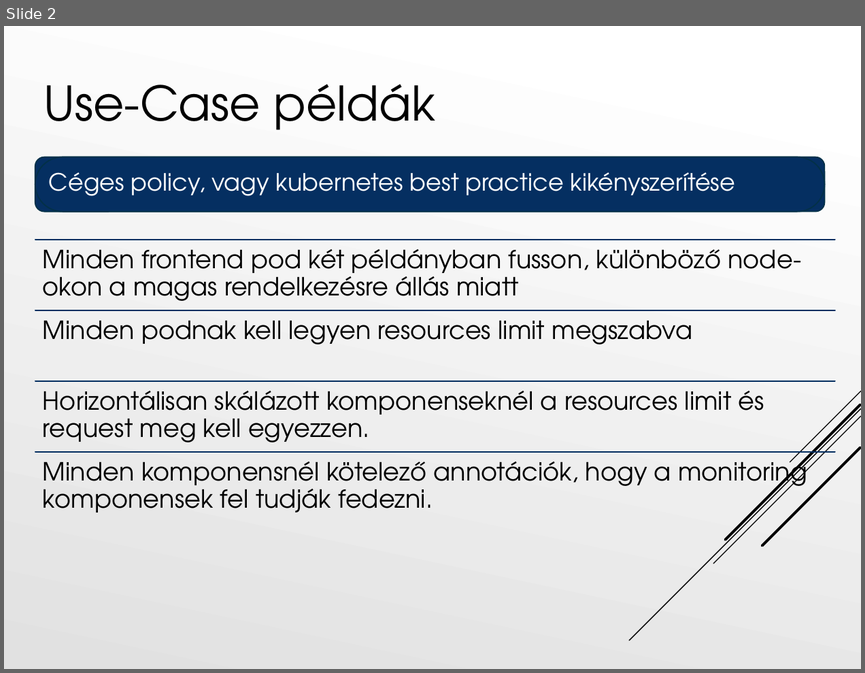
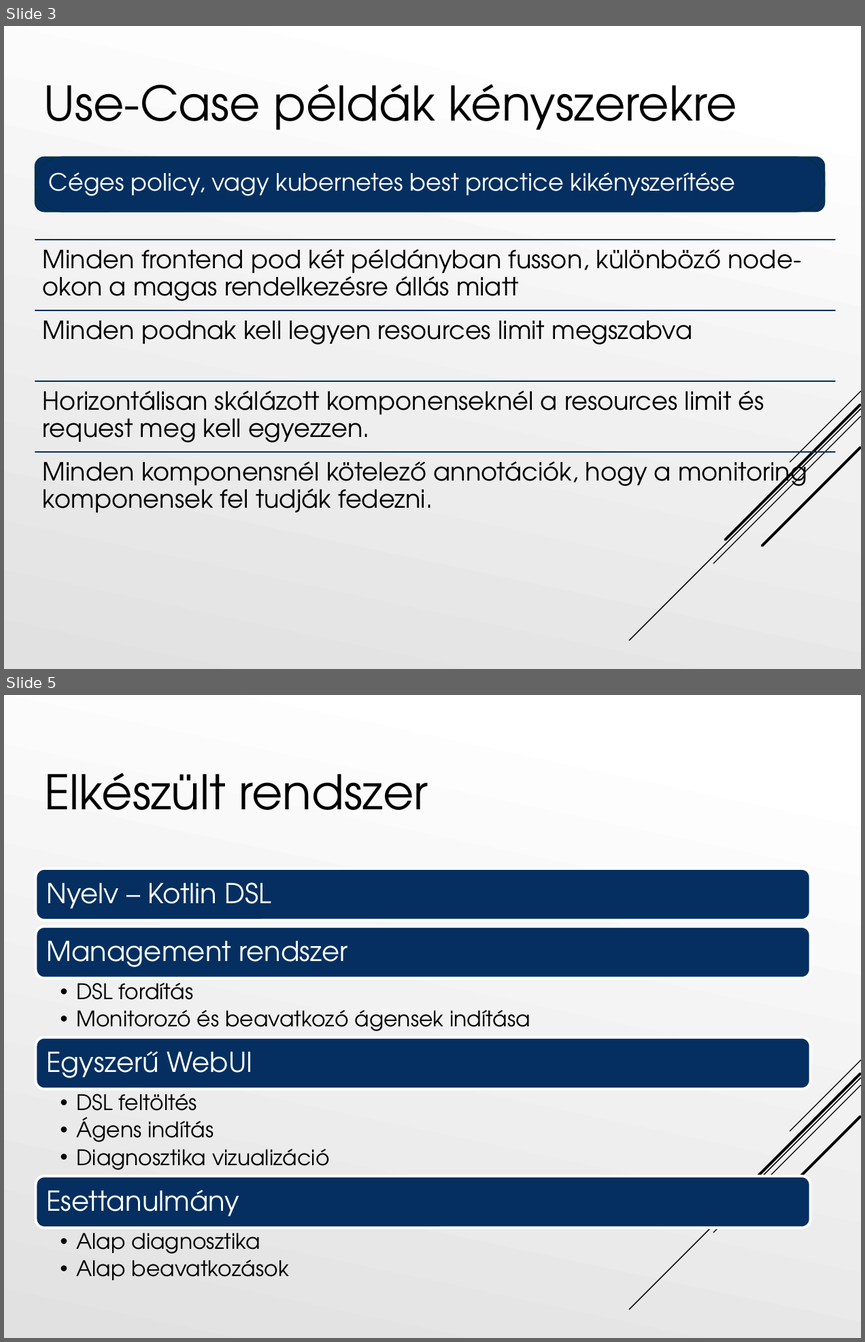
Before and after one commit to Tiegris/KonstrainR, a slide deck: ppt/prezi.pptx. Shown one above the other, each under a label of ours: slide 2 before the commit, slides 3 and 5 after it; the slides between them are not shown. The pictures are 865x673 and 865x1342 pixels, drawn with LibreOffice and Linux fonts; fonts in the diff are those of the drawing. Boxes give left, top, right and bottom in pixels: in the first picture for what was removed or moved away, otherwise in the second. Text is boxed around its words. In the diff, an @@ line names an element or a change of style, - is before the commit and + after.

```diff
--- a/ppt/prezi.pptx
+++ b/ppt/prezi.pptx
@@ slide 5 added at box(4, 695, 861, 1338), background gradient #FFFFFF to #E1E1E1; not listed: 5 template elements that a slide beside it also shows @@
@@ title added at box(44, 773, 428, 810), 40 pt, text #000000 @@
+Elkészült rendszer
@@ group added at box(36, 868, 810, 1280): 7 texts, 4 rounded rectangles @@
+Nyelv – Kotlin DSL
+Management rendszer
+  • DSL fordítás
+  • Monitorozó és beavatkozó ágensek indítása
+Egyszerű WebUI
+  • DSL feltöltés
+  • Ágens indítás
+  • Diagnosztika vizualizáció
+Esettanulmány
+  • Alap diagnosztika
+  • Alap beavatkozások
@@ what was slide 2 is now slide 3 @@
@@ slide 3 changed as well @@
@@ title at box(43, 84, 737, 130): text changed @@
-Use-Case példák
+Use-Case példák kényszerekre
```
Also in this commit, not shown: 2 other slides changed, 13 other slides added, 11 slides removed.
